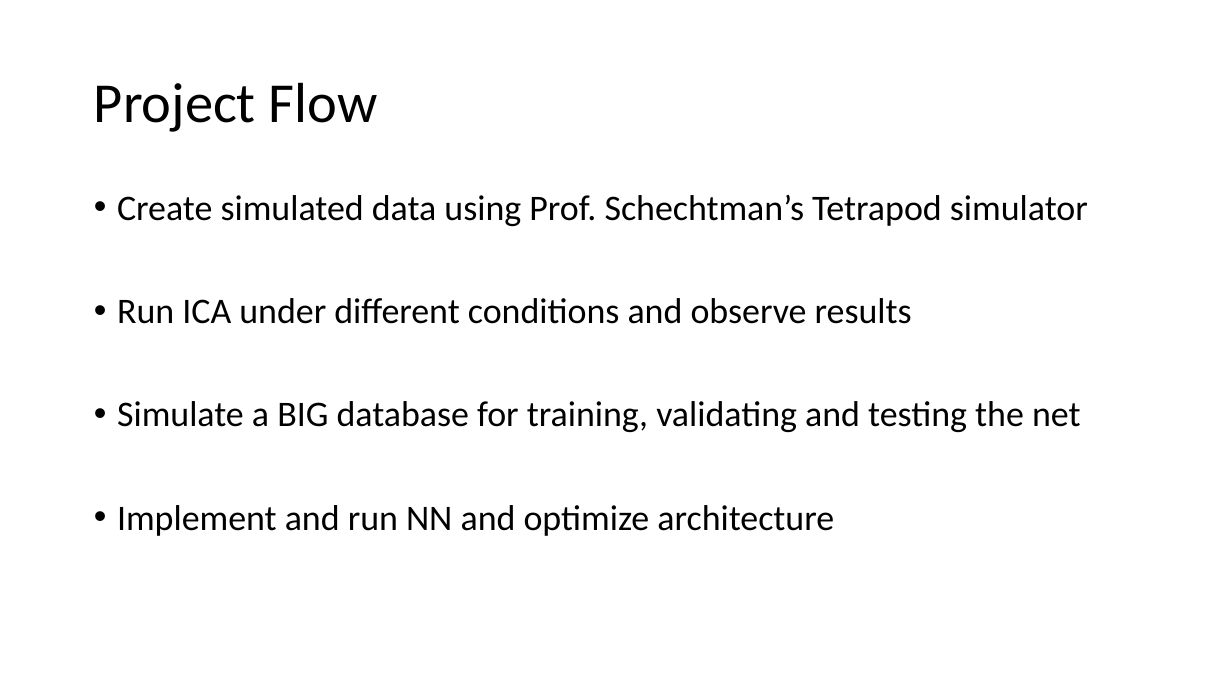
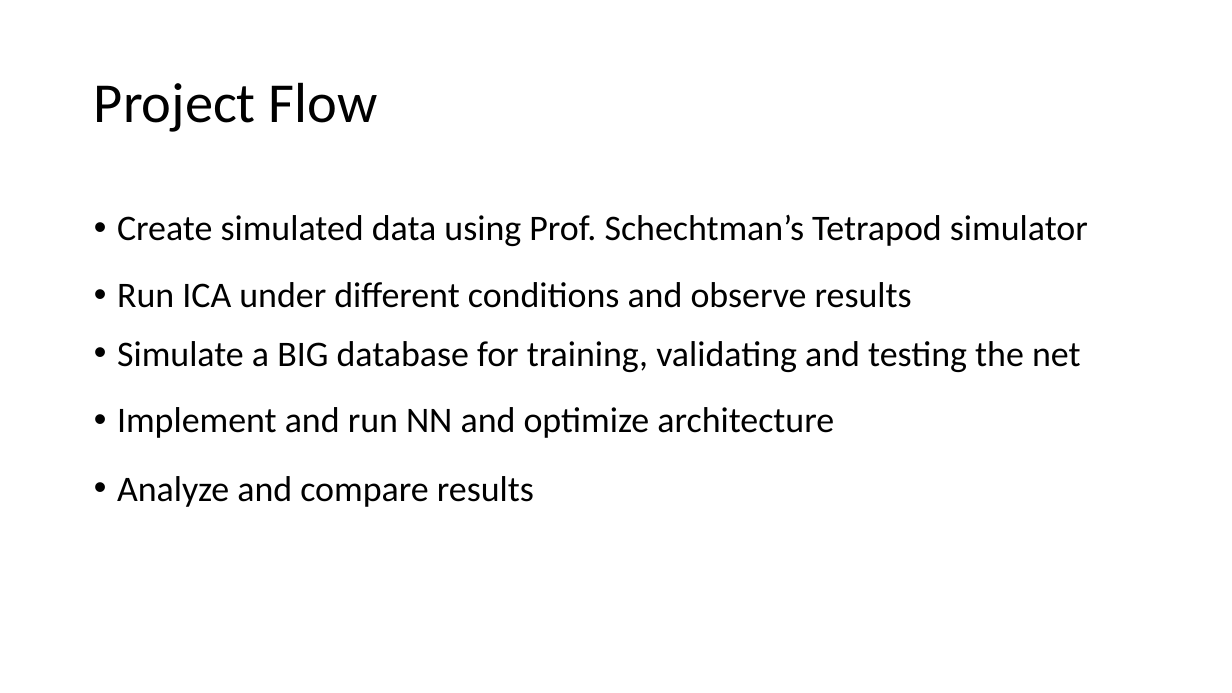
Before and after one commit to OrrAvrech/Alex_Orr_Project, a slide deck: slide 8 of MidPresentation.pptx. Drawn at 1232x693 pixels with LibreOffice and Linux fonts; fonts in the diff are those of the drawing. Boxes give left, top, right and bottom in pixels: in the first picture for what was removed or moved away, otherwise in the second. Text is boxed around its words. In the diff, an @@ line names an element or a change of style, - is before the commit and + after.

```diff
--- a/MidPresentation.pptx
+++ b/MidPresentation.pptx
@@ text removed at (117, 194, 1088, 536) @@
-• Create simulated data using Prof. Schechtman’s Tetrapod simulator
-• Run ICA under different conditions and observe results
-• Simulate a BIG database for training, validating and testing the net
-• Implement and run NN and optimize architecture
@@ text added at (117, 214, 1088, 246), 28 pt, text #000000 @@
+• Create simulated data using Prof. Schechtman’s Tetrapod simulator
@@ text added at (117, 282, 912, 308), 28 pt, text #000000 @@
+• Run ICA under different conditions and observe results
@@ text added at (117, 341, 1081, 372), 28 pt, text #000000 @@
+• Simulate a BIG database for training, validating and testing the net
@@ text added at (117, 407, 834, 438), 28 pt, text #000000 @@
+• Implement and run NN and optimize architecture
@@ text added at (117, 476, 534, 507), 28 pt, text #000000 @@
+• Analyze and compare results
```
Also in this commit, not shown: 4 other slides changed, 1 other file.
